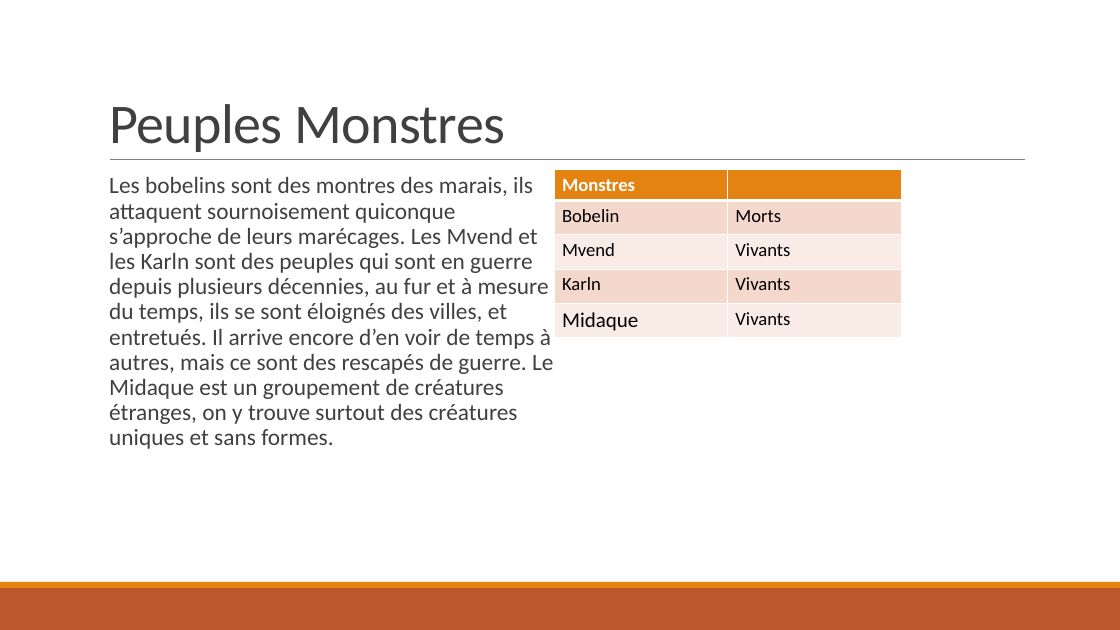
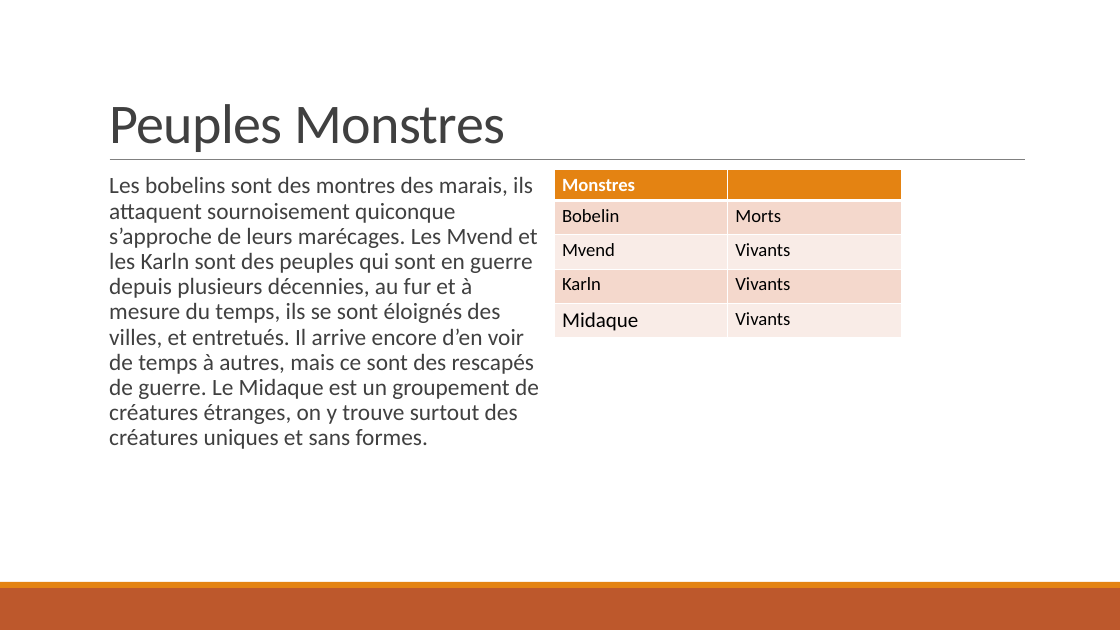
Before and after one commit to NCarrez/JdR-DeadSpells, a slide deck: slide 13 of 00 - Presentation.pptx (slide 11 before the commit). Drawn at 1120x630 pixels with LibreOffice and Linux fonts; fonts in the diff are those of the drawing. Boxes give left, top, right and bottom in pixels: in the first picture for what was removed or moved away, otherwise in the second. Text is boxed around its words. In the diff, an @@ line names an element or a change of style, - is before the commit and + after.

```diff
--- a/00 - Presentation.pptx
+++ b/00 - Presentation.pptx
@@ text "Les bobelins sont des montres ..." rewrapped from bbox=[109, 177, 553, 449] to bbox=[109, 177, 539, 449] @@
```
Also in this commit, not shown: 9 other slides changed, 2 slides added, 1 other file.
